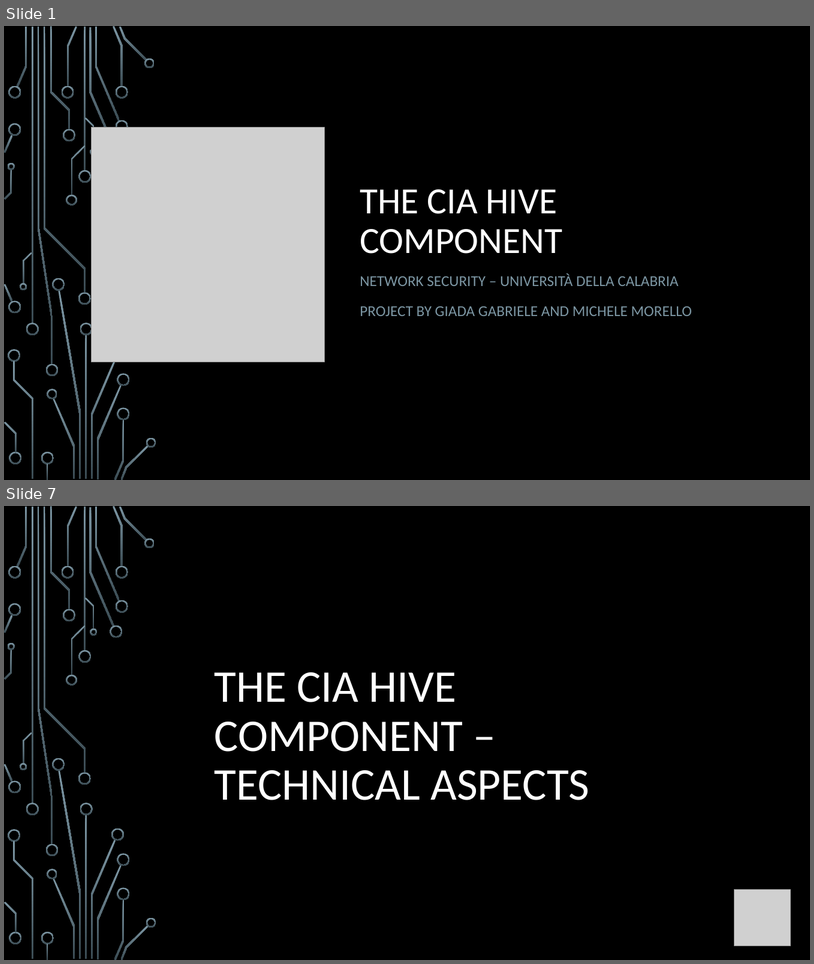
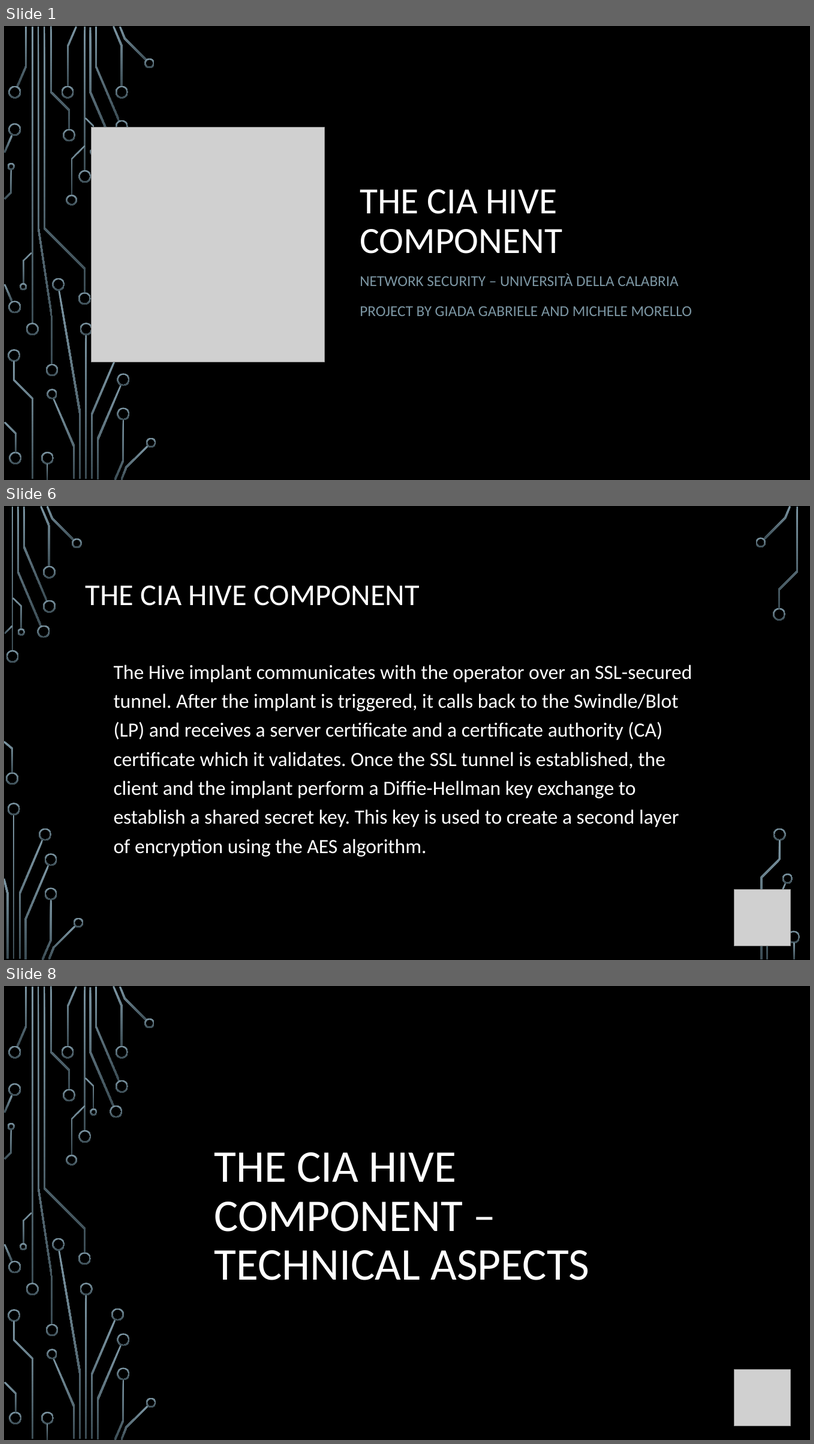
Before and after one commit to giadagabriele/WikiLeaks-Hive, a slide deck: The CIA Hive component.pptx. Shown one above the other, each under a label of ours: slides 1 and 7 before the commit, slides 1, 6 and 8 after it; the slides between them are not shown. The pictures are 814x964 and 814x1444 pixels, drawn with LibreOffice and Linux fonts; fonts in the diff are those of the drawing; grey boxes stand for pictures; background and template pictures are left out. Boxes give left, top, right and bottom in pixels: in the first picture for what was removed or moved away, otherwise in the second. Text is boxed around its words. In the diff, an @@ line names an element or a change of style, - is before the commit and + after.

Commit message:
presentation updated
added tech aspects beacons and blot

```diff
--- a/The CIA Hive component.pptx
+++ b/The CIA Hive component.pptx
@@ slide 6 added at <box>4,506,810,960</box>, background picture (left out) @@
@@ title added at <box>86,585,419,606</box>, 36 pt, text #FFFFFF @@
+THE CIA HIVE COMPONENT
@@ text added at <box>114,664,693,856</box>, 24 pt, text #FFFFFF @@
+The Hive implant communicates with the operator over an SSL-secured tunnel. After the implant is triggered, it calls back to the Swindle/Blot (LP) and receives a server certificate and a certificate authority (CA) certificate which it validates. Once the SSL tunnel is established, the client and the implant perform a Diffie-Hellman key exchange to establish a shared secret key. This key is used to create a second layer of encryption using the AES algorithm.
@@ picture added at <box>735,889,791,946</box> @@
@@ group added at <box>4,506,801,960</box>: 33 freeform shapes, 3 rectangles @@
@@ what was slide 7 is now slide 8 @@
```
Also in this commit, not shown: 6 slides changed, 6 other slides added, 4 slides removed.
